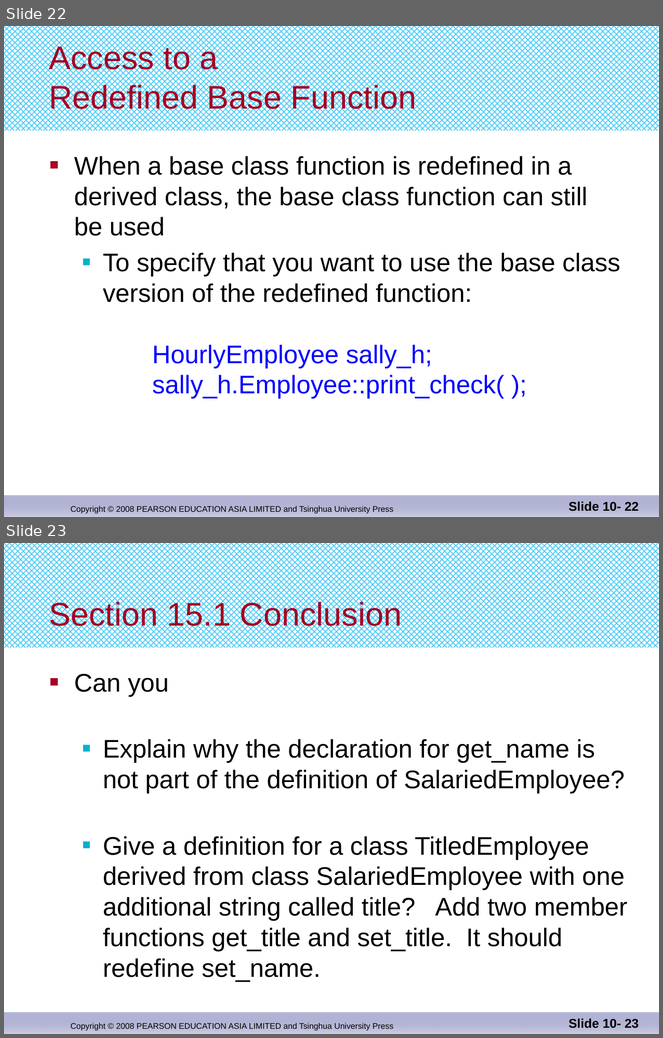
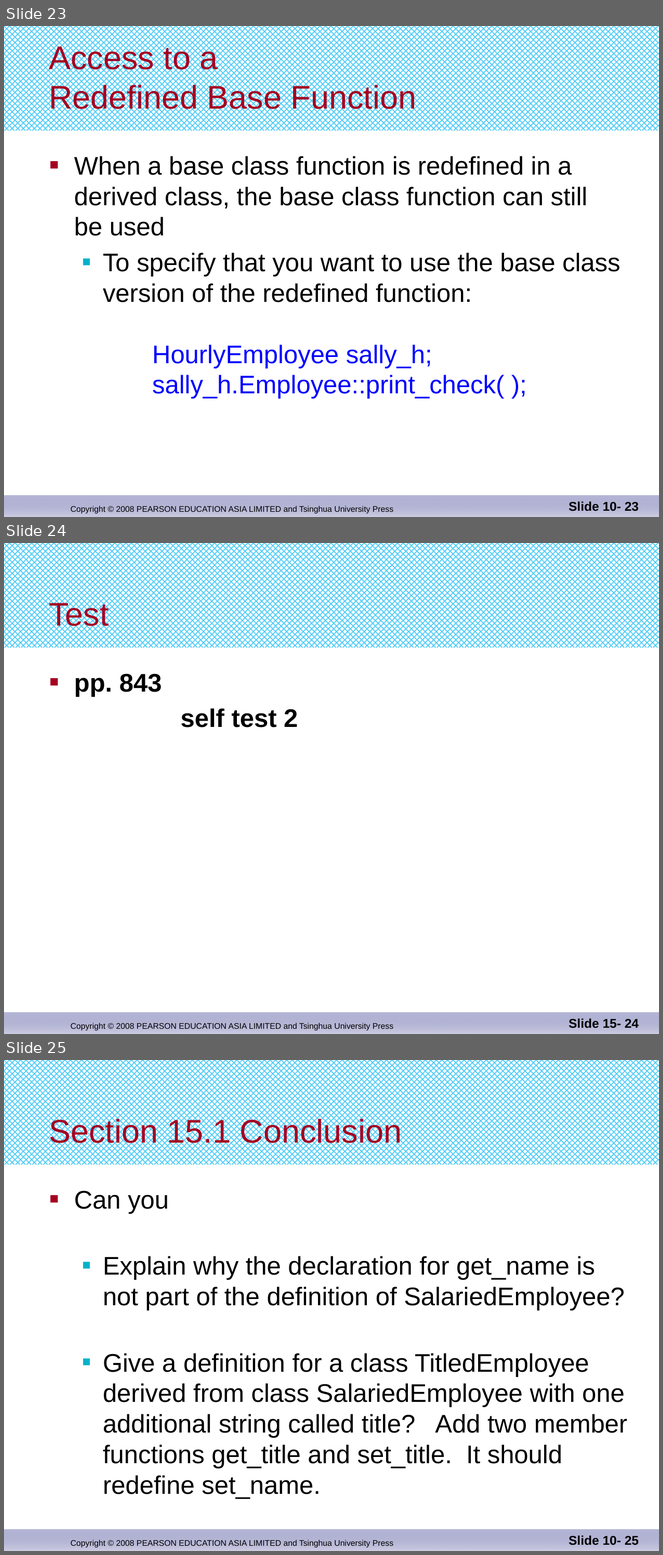
Before and after one commit to djuanbei/CPLUSPLUS, a slide deck: ppt/Chapter 15.pptx. Shown one above the other, each under a label of ours: slides 22 and 23 before the commit, slides 23, 24 and 25 after it. The pictures are 663x1038 and 663x1555 pixels, drawn with LibreOffice and Linux fonts; fonts in the diff are those of the drawing. Boxes give left, top, right and bottom in pixels: in the first picture for what was removed or moved away, otherwise in the second. Text is boxed around its words. In the diff, an @@ line names an element or a change of style, - is before the commit and + after.

```diff
--- a/ppt/Chapter 15.pptx
+++ b/ppt/Chapter 15.pptx
@@ slide 24 added at box(4, 543, 659, 1034), background #FFFFFF; not listed: 3 template elements that a slide beside it also shows @@
@@ title added at box(49, 600, 109, 632), 36 pt, text #A50021 @@
+Test
@@ text added at box(74, 674, 298, 728), 28 pt, text #000000, bold @@
+■ pp. 843
+self test 2
@@ page number added at box(569, 1019, 639, 1029), 14 pt, text #000000, bold @@
+Slide 15- 24
@@ what was slide 22 is now slide 23 @@
@@ page number at box(569, 502, 639, 512): text changed @@
-Slide 10- 22
+Slide 10- 23
@@ what was slide 23 is now slide 25 @@
@@ page number at box(569, 1536, 639, 1546): text changed @@
-Slide 10- 23
+Slide 10- 25
```
Also in this commit, not shown: 3 slides changed, 2 other slides added.
